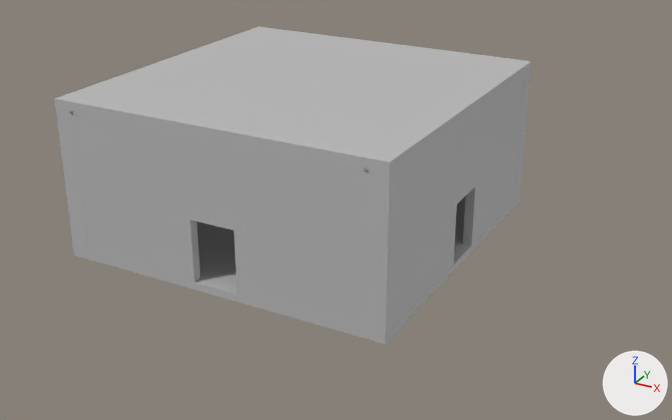
Renders of the FBX model Resource/FBX/Room_Bend.fbx from each side of a commit.
The view is the same before and after, from a camera (50 mm lens) standing at (0.58, -0.984, 0.515) and looking at (0.094, -0.101, 0.073). Every picture has the same lights, and +X, +Y and +Z are marked at lower right. Where no turn or scale is listed for an object, it has been applied to the vertices. Vertices at the same position are counted once.

The older version as bpy lines, for what is in view:
```python
me_mesh = bpy.data.meshes.new('Mesh')
me_mesh.from_pydata(...)  # 396 vertices, 660 faces; spans x -0.218..0.218, y -0.218..0.218, z -0.01..0.195
me_mesh.materials.append(mat_lambert17)  # grey #bcbcbc
ob_room_bend_v3 = bpy.data.objects.new('Room_Bend_V3', me_mesh)
ob_room_bend_v3.location = (0.0, 0.0, 0.0)
```
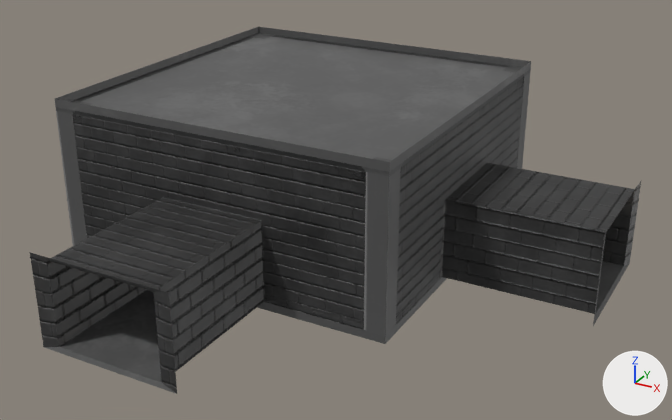
Where the change shows, as pixel boxes [x1, y1, x2, y2] in the pictures (672 x 420 px):
'Room_Bend_V3', reshaped (28% wider, 16% taller)
    before: [55, 27, 531, 344]
    after: [30, 27, 641, 394]
part 1 of me_mesh, added (black)
    after: [440, 161, 641, 326]
part 2 of me_mesh, added (black)
    after: [30, 197, 265, 394]
part 3 of me_mesh, cut back
    before: [55, 27, 531, 279]
part 4 of me_mesh, recoloured (grey to black)
    both: [55, 62, 531, 344]

Edits to the bpy script that builds the scene:
```text
Add img_roomtexture_png:
    img_roomtexture_png = load_image('RoomTexture.png', '../Texture/RoomTexture.png', 1024, 1024, 'sRGB')
Add img_normalmapwall_png:
    img_normalmapwall_png = load_image('normalmapWall.png', '../Texture/Normal_Map/normalmapWall.png', 1024, 1024, 'Non-Color')
Add mat_lambert15:
    mat_lambert15 = bpy.data.materials.new('lambert15')
    # uses the picture img_normalmapwall_png
    # uses the picture img_roomtexture_png
Change me_mesh:
    used by ob_room_bend_v3; location = (0.0, 0.0, 0.0)
    remove me_mesh.from_pydata(...)  # 396 vertices, 660 faces; spans x -0.218..0.218, y -0.218..0.218, z -0.01..0.195
    add me_mesh.from_pydata(...)  # 396 vertices, 628 faces; spans x -0.218..0.403, y -0.402..0.218, z -0.01..0.195
    me_mesh part 1: a new loose piece of 16 vertices spanning x 0.217..0.403, y -0.087..0.087, z -0.005..0.105, in mat_lambert15
    me_mesh part 2: a new loose piece of 16 vertices spanning x -0.087..0.087, y -0.402..-0.214, z -0.005..0.105, in mat_lambert15
    me_mesh part 3
    51 vertices are removed from x -0.218..0.218, y -0.218..0.218, z 0.0..0.185
    144 faces are deleted
    3 vertices in x -0.03..0.044, y -0.209, z 0.08 move by (0.0, -0.012, -0.001)
    3 vertices in x -0.044..0.03, y -0.209, z 0.0..0.094 move by (0.0, -0.012, 0.0)
    8 vertices move from x -0.044..0.209, y -0.206..0.044, z 0.0..0.094 to x -0.044..0.222, y -0.206..0.044, z 0.0..0.094
    6 vertices are added at (0.222, 0.029, 0.0), (0.222, 0.044, 0.0), (0.222, -0.044, 0.094), (0.222, -0.044, 0.0), (0.222, 0.044, 0.079), (0.206, 0.044, 0.079)
    7 new vertices lie (0.0, -0.015, 0.0) away from vertices in x -0.044..0.206, y -0.206..0.044, z 0.0..0.094
    6 new vertices lie (0.0, 0.0, 0.079) away from vertices in x 0.206..0.222, y -0.03..0.044, z 0.0
    64 new faces join them
    me_mesh part 4: 518 faces spanning x -0.218..0.222, y -0.218..0.218, z -0.01..0.195 switch from mat_lambert17 (grey #bcbcbc) to mat_lambert15
```
